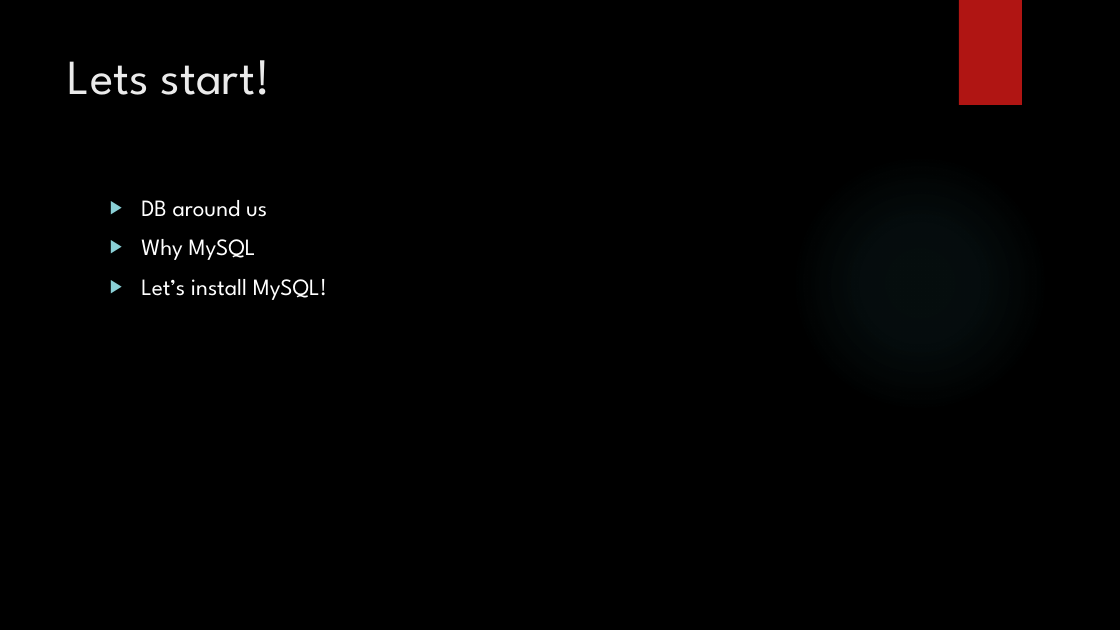
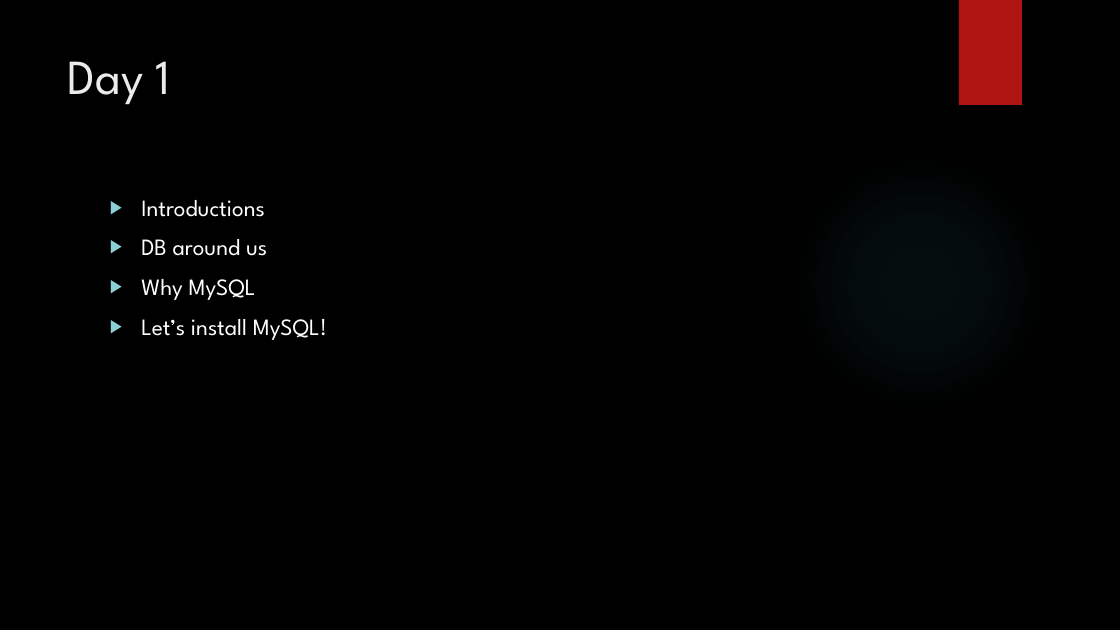
Before and after one commit to zedfoxus/database-bootcamp, a slide deck: slide 2 of Presentation/Database-Bootcamp-Presentation.pptx (slide 3 before the commit). Drawn at 1120x630 pixels with LibreOffice and Linux fonts; fonts in the diff are those of the drawing; background and template pictures are left out. Boxes give left, top, right and bottom in pixels: in the first picture for what was removed or moved away, otherwise in the second. Text is boxed around its words. In the diff, an @@ line names an element or a change of style, - is before the commit and + after.

```diff
--- a/Presentation/Database-Bootcamp-Presentation.pptx
+++ b/Presentation/Database-Bootcamp-Presentation.pptx
@@ title at (x1=68, y1=61, x2=171, y2=105): text changed @@
-Lets start!
+Day 1
@@ text at (x1=141, y1=200, x2=265, y2=217): paragraph added @@
+▶ Introductions
```
Also in this commit, not shown: 1 other slide changed, 4 slides added.
